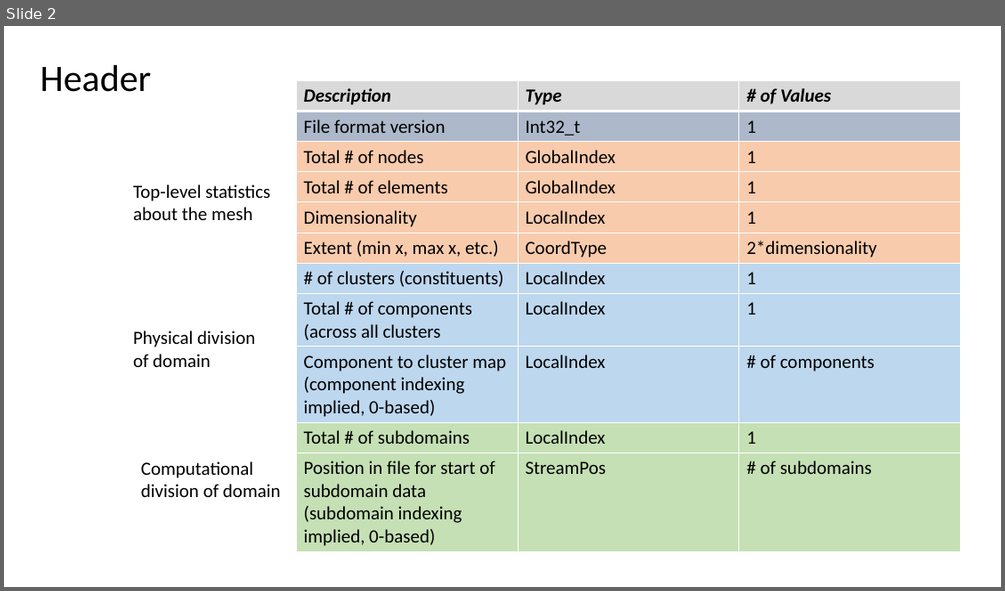
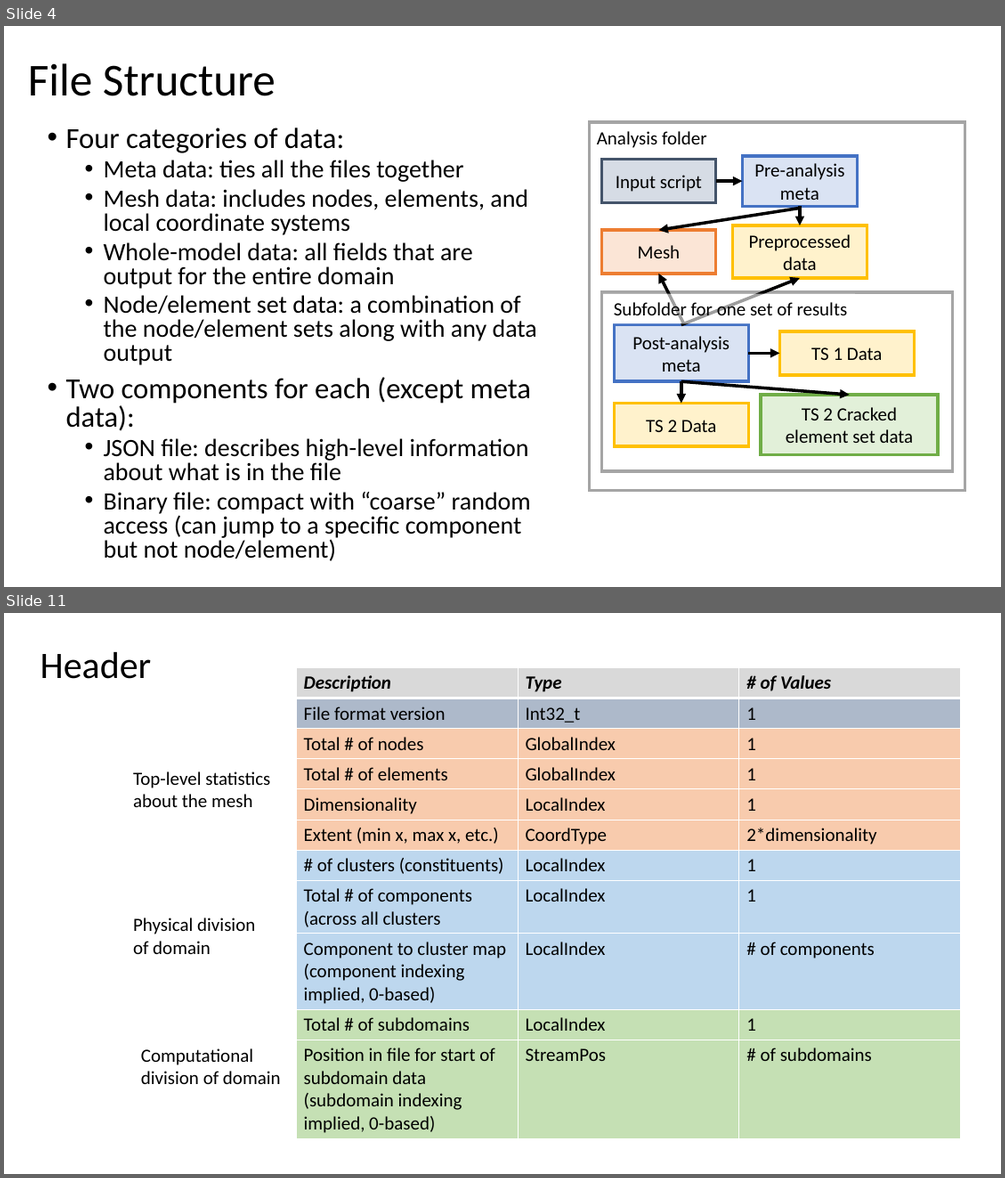
Before and after one commit to afrl/sheff-fea-io, a slide deck: docs/FormatSpecification.pptx. Shown one above the other, each under a label of ours: slide 2 before the commit, slides 4 and 11 after it; the slides between them are not shown. The pictures are 1005x591 and 1005x1178 pixels, drawn with LibreOffice and Linux fonts; fonts in the diff are those of the drawing. Boxes give left, top, right and bottom in pixels: in the first picture for what was removed or moved away, otherwise in the second. Text is boxed around its words. In the diff, an @@ line names an element or a change of style, - is before the commit and + after.

```diff
--- a/docs/FormatSpecification.pptx
+++ b/docs/FormatSpecification.pptx
@@ slide 4 added at bbox=[4, 26, 1001, 587], background #FFFFFF @@
@@ title added at bbox=[28, 63, 275, 96], 44 pt, text #000000 @@
+File Structure
@@ text added at bbox=[66, 127, 537, 561], 24 pt, text #000000 @@
+• Four categories of data:
+  • Meta data: ties all the files together
+  • Mesh data: includes nodes, elements, and local coordinate systems
+  • Whole-model data: all fields that are output for the entire domain
+  • Node/element set data: a combination of the node/element sets along with any data output
+• Two components for each (except meta data):
+  • JSON file: describes high-level information about what is in the file
+  • Binary file: compact with “coarse” random access (can jump to a specific component but not node/element)
@@ rectangle added at bbox=[590, 122, 966, 491], fill #FFFFFF, outline #A5A5A5 3 pt, 18 pt, text #000000 @@
+Analysis folder
@@ rectangle added at bbox=[742, 156, 858, 206], fill #DAE3F3, outline #4472C4 3 pt, 18 pt, text #000000 @@
+Pre-analysis meta
@@ rectangle added at bbox=[601, 160, 715, 202], fill #D6DCE5, outline #44546A 3 pt, 18 pt, text #000000 @@
+Input script
@@ arrow added from (716, 181) to (742, 181), #000000 3 pt @@
@@ arrow added from (800, 208) to (659, 230), #000000 3 pt @@
@@ arrow added from (800, 206) to (800, 225), #000000 3 pt @@
@@ rectangle added at bbox=[601, 230, 715, 273], fill #FBE5D6, outline #ED7D31 3 pt, 18 pt, text #000000 @@
+Mesh
@@ rectangle added at bbox=[732, 225, 867, 278], fill #FFF2CC, outline #FFC000 3 pt, 18 pt, text #000000 @@
+Preprocessed data
@@ rectangle added at bbox=[601, 292, 952, 471], fill #FFFFFF, outline #A5A5A5 3 pt @@
@@ arrow added from (685, 325) to (659, 273), #000000 3 pt @@
@@ arrow added from (681, 325) to (800, 278), #000000 3 pt @@
@@ rectangle added at bbox=[603, 294, 855, 323], fill #FFFFFF at 62% opacity, 18 pt, text #000000 @@
+Subfolder for one set of results
@@ rectangle added at bbox=[615, 325, 749, 382], fill #DAE3F3, outline #4472C4 3 pt, 18 pt, text #000000 @@
+Post-analysis meta
@@ rectangle added at bbox=[779, 331, 914, 375], fill #FFF2CC, outline #FFC000 3 pt, 18 pt, text #000000 @@
+TS 1 Data
@@ arrow added from (749, 353) to (779, 353), #000000 3 pt @@
@@ arrow added from (681, 381) to (681, 402), #000000 3 pt @@
@@ arrow added from (681, 381) to (850, 394), #000000 3 pt @@
@@ rectangle added at bbox=[760, 394, 938, 454], fill #E2F0D9, outline #70AD47 3 pt, 18 pt, text #000000 @@
+TS 2 Cracked element set data
@@ rectangle added at bbox=[615, 402, 749, 446], fill #FFF2CC, outline #FFC000 3 pt, 18 pt, text #000000 @@
+TS 2 Data
@@ what was slide 2 is now slide 11 @@
```
Also in this commit, not shown: 8 other slides added, 3 other files.
